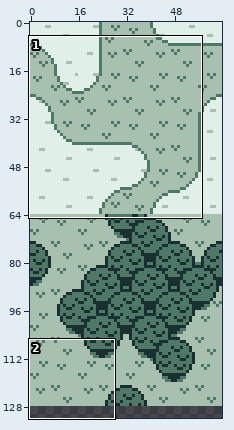
A pixel-art file gets an edit: assets/sprites/tiles.aseprite. Above, an overview of the earlier version with the close-up marked.
Close-up. Before:
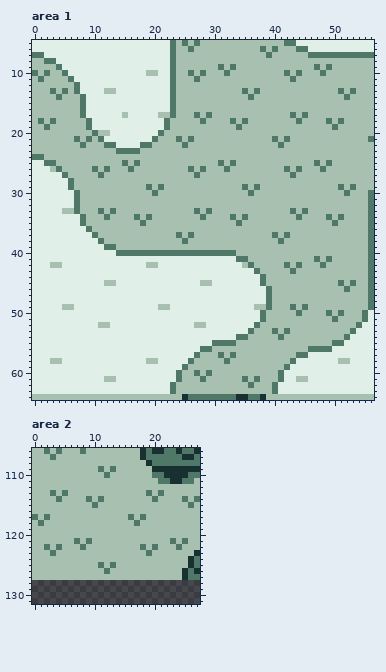
64x256 pixels, 1 frame. Shown: area 1: x 0..56, y 5..64; area 2: x 0..27, y 106..131. The wide view leaves out empty margins.
The same view after the edit:
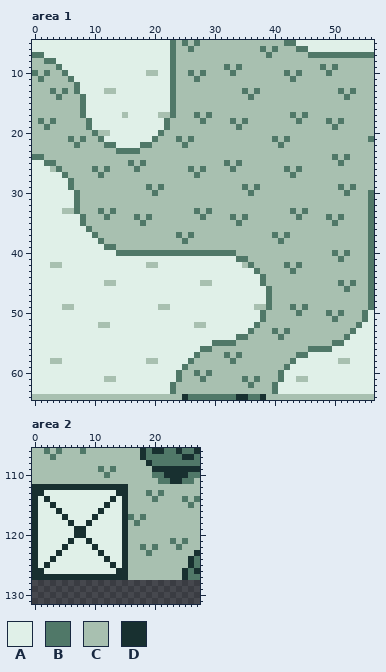
Palette (. is transparent): A #e0f0e8  B #507868  C #a8c0b0  D #183030
What changed:
--- area 1, layer "Layer 4"
@@ x 29..52 @@
  8 CCCCCCCCCCCCCCCCCCCCCCCC
- 9 CCBCBCCCCCCCCCCCCCBCBCCC
-10 CCCBCCCCCCCCCBCBCCCBCCCC
+ 9 CCCBCBCCCCCCCCCCCCCBCBCC
+10 CCCCBCCCCCCCCBCBCCCCBCCC
 11 CCCCCCCCCCCCCCBCCCCCCCCC
@@ x 0..56 @@
 20 CCCCCCCCCCBCCAAAAAAAABCCCCCCCCCCCCCCCCCCCCCCCCCCCCCCCCCCC
-21 CCCCCCCBCBCBAAAAAAAABCCCBCBCCCCCCCCCCCCCBCBCCCCCCCCCCCCCB
-22 CCCCCCCCBCCCBBAAAABBCCCCCBCCCCCCCCCCCCCCCBCCCCCCCCCCCCCCC
+21 CCCCCCBCBCCBAAAAAAAABCCCBCBCCCCCCCCCCCCCBCBCCCCCCCCCCCCCB
+22 CCCCCCCBCCCCBBAAAABBCCCCCBCCCCCCCCCCCCCCCBCCCCCCCCCCCCCCC
 23 CCCCCCCCCCCCCCBBBBCCCCCCCCCCCCCCCCCCCCCCCCCCCCCCCCCCCCCCC
-24 BBCCCCCCCCCCCCCCCCCCCCCCCCCCCCCCCCCCCCCCCCCCCCCCCCCCCCCCC
-25 AABBCCCCCCCCCCCBCBCCCCCCCCCCCCCBCBCCCCCCCCCCCCCBCBCCCCCCC
-26 AAACBCCCCCBCBCCCBCCCCCCCCCBCBCCCBCCCCCCCCCBCBCCCBCCCCCCCC
+24 BBCCCCCCCCCCCCCCCCCCCCCCCCCCCCCCCCCCCCCCCCCCCCCCCCBCBCCCC
+25 AABBCCCCCCCCCCCCBCBCCCCCCCCCCCCCBCBCCCCCCCCCCCCCCCCBCCCCC
+26 AAACBCCCCCBCBCCCCBCCCCCCCCBCBCCCCBCCCCCCCCBCBCCCCCCCCCCCC
 27 AAAAABCCCCCBCCCCCCCCCCCCCCCBCCCCCCCCCCCCCCCBCCCCCCCCCCCCC
@@ x 45..54 @@
 39 CCCCCCCCCC
-40 CCCCCCCCCC
-41 CCBCBCCCCC
-42 CCCBCCCCCC
+40 CCCCCBCBCC
+41 CCCCCCBCCC
+42 CCCCCCCCCC
 43 CCCCCCCCCC
@@ x 29..36 @@
 56 BCCCCCCC
-57 CCBCBCCC
-58 CCCBCCCC
+57 CCCBCBCC
+58 CCCCBCCC
 59 CCCCCCCC
--- area 2, layer "Layer 4"
@@ x 0..17 @@
 111 CCCCCCCCCCCCCCCCCC
-112 CCCCCCCCCCCCCCCCCC
-113 CCCBCBCCCCCCCCCCCC
-114 CCCCBCCCCBCBCCCCCC
-115 CCCCCCCCCCBCCCCCCC
-116 CCCCCCCCCCCCCCCCCC
-117 BCBCCCCCCCCCCCCCBC
-118 CBCCCCCCCCCCCCCCCB
-119 CCCCCCCCCCCCCCCCCC
-120 CCCCCCCCCCCCCCCCCC
-121 CCCCCCCBCBCCCCCCCC
-122 CCBCBCCCBCCCCCCCCC
-123 CCCBCCCCCCCCCCCCCC
-124 CCCCCCCCCCCCCCCCCC
-125 CCCCCCCCCCCBCBCCCC
-126 CCCCCCCCCCCCBCCCCC
-127 CCCCCCCCCCCCCCCCCC
+112 DDDDDDDDDDDDDDDDCC
+113 DDAAAAAAAAAAAADDCC
+114 DADAAAAAAAAAADADCC
+115 DAADAAAAAAAADAADCC
+116 DAAADAAAAAADAAADCC
+117 DAAAADAAAADAAAADBC
+118 DAAAAADAADAAAAADCB
+119 DAAAAAADDAAAAAADCC
+120 DAAAAAADDAAAAAADCC
+121 DAAAAADAADAAAAADCC
+122 DAAAADAAAADAAAADCC
+123 DAAADAAAAAADAAADCC
+124 DAADAAAAAAAADAADCC
+125 DADAAAAAAAAAADADCC
+126 DDAAAAAAAAAAAADDCC
+127 DDDDDDDDDDDDDDDDCC
 128 ..................
